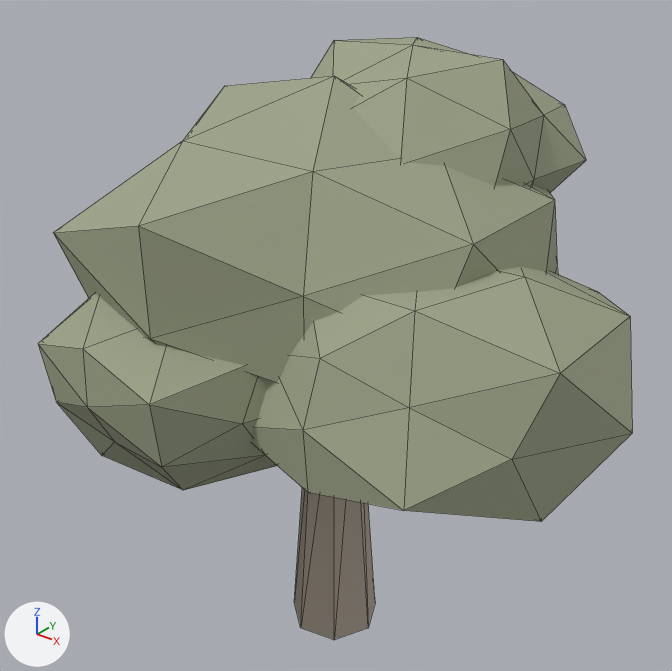
The glTF model game/voxario/AshesOfEryon/Assets/Models/scenery/olive.gltf as it was, and as the next commit left it.
One viewpoint serves both versions: a camera (50 mm lens) standing at (3.23, -4.03, 4.68) and looking at (-0.02, 0.05, 2.15). Arrows for +X, +Y and +Z are at lower left; the lights stay in place. The picture after the commit comes second. Mesh edges are drawn as thin lines. Vertices at exactly the same position are counted once.

The first picture shows 'olive'.
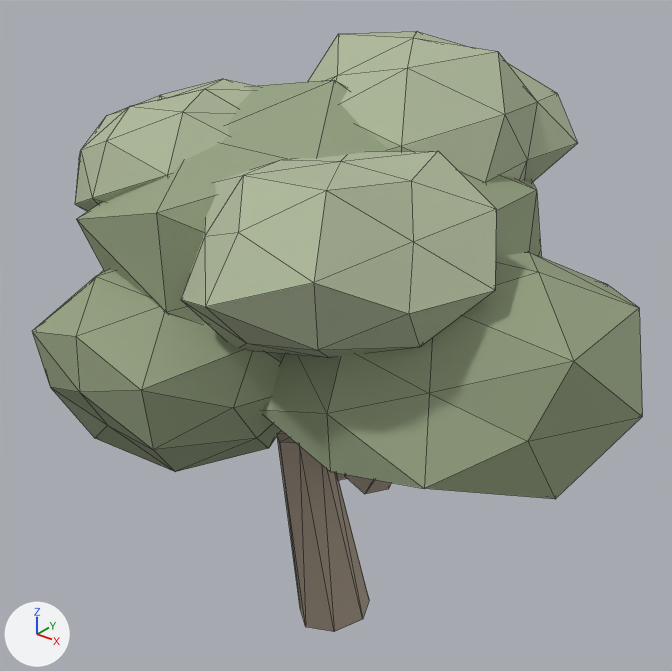
Where the change shows, as pixel boxes (x1, y1, x2, y2) in the pictures (672 x 671 px; the box of a moved part takes in the faces that stretch with it):
'olive', reshaped: before (38, 37, 632, 640); after (32, 31, 642, 632)
part 1 of me_olive, moved or reshaped: before (53, 76, 558, 385); after (76, 80, 541, 355)
part 2 of me_olive, moved or reshaped: before (251, 267, 632, 522); after (262, 252, 642, 499)
part 3 of me_olive, moved or reshaped: before (38, 294, 278, 490); after (32, 270, 281, 472)
part 4 of me_olive, moved or reshaped: before (311, 37, 586, 193); after (308, 31, 578, 183)
part 5 of me_olive, rebuilt: before (294, 488, 375, 640); after (277, 431, 369, 632)
part 6 of me_olive, added: after (181, 151, 496, 358)
part 7 of me_olive, added: after (75, 79, 254, 212)
part 8 of me_olive, added (beige): after (345, 474, 392, 494)
part 9 of me_olive, added (mostly hidden): after (336, 473, 347, 480)

What changed in the scene script:
```text
Add mat_olive_2:
    mat_olive_2 = principled_material('olive_2')
    mat_olive_2.base_color = (0.42, 0.48, 0.32)  # greyish green #adb899
    mat_olive_2.roughness = 0.92
Change me_olive:
    used by ob_olive; location = (0.0, 0.0, 0.0)
    remove me_olive.from_pydata(...)  # 227 vertices, 421 faces; spans x -1.88..2.0, y -1.64..1.6, z 0.0..3.84
    add me_olive.from_pydata(...)  # 337 vertices, 617 faces; spans x -1.92..2.04, y -1.67..1.54, z -0.05..3.88
    me_olive part 1: the loose piece of 42 vertices spanning x -1.53..1.35, y -1.43..1.45, z 1.81..3.74 is scaled about its middle by (0.92, 0.92, 0.883), then moved by (0.01, 0.0, 0.09)
    me_olive part 2: the loose piece of 42 vertices spanning x -0.11..2.0, y -1.23..0.82, z 1.66..3.03 is scaled about its middle by (0.944, 0.944, 0.907), then moved by (0.09, -0.01, 0.1)
    me_olive part 3: the loose piece of 42 vertices spanning x -1.3..0.59, y -1.64..0.18, z 1.73..2.87 is scaled about its middle by (0.975, 0.975, 0.936), then moved by (0.0, -0.05, 0.1)
    me_olive part 4: the loose piece of 42 vertices spanning x -0.78..0.99, y -0.31..1.57, z 2.5..3.84 is scaled about its middle by (0.941, 0.941, 0.904), then moved by (0.0, 0.0, 0.1), in mat_olive_2 (greyish green #adb899)
    me_olive part 5: the loose piece of 17 vertices spanning x -0.27..0.3, y -0.29..0.29, z 0.0..1.9 is rebuilt with 17 vertices and now spans x -0.44..0.25, y -0.25..0.25, z -0.05..1.4
    me_olive part 6: a new loose piece of 42 vertices spanning x -0.19..1.45, y -1.6..0.2, z 2.53..3.54, in mat_olive_2 (greyish green #adb899)
    me_olive part 7: a new loose piece of 42 vertices spanning x -1.39..0.17, y -1.15..0.45, z 2.7..3.63, in mat_olive_2 (greyish green #adb899)
    me_olive part 8: a new loose piece of 13 vertices spanning x 0.13..0.93, y -0.27..0.15, z 1.22..2.39, in mat_olive_0 (beige #aa9b8b)
    me_olive part 9: a new loose piece of 13 vertices spanning x -0.43..0.33, y -0.13..0.28, z 1.18..2.23, in mat_olive_0 (beige #aa9b8b)
    other edits to the shape of me_olive do not show in these pictures
    add me_olive.materials.append(mat_olive_2)  # greyish green #adb899
```
